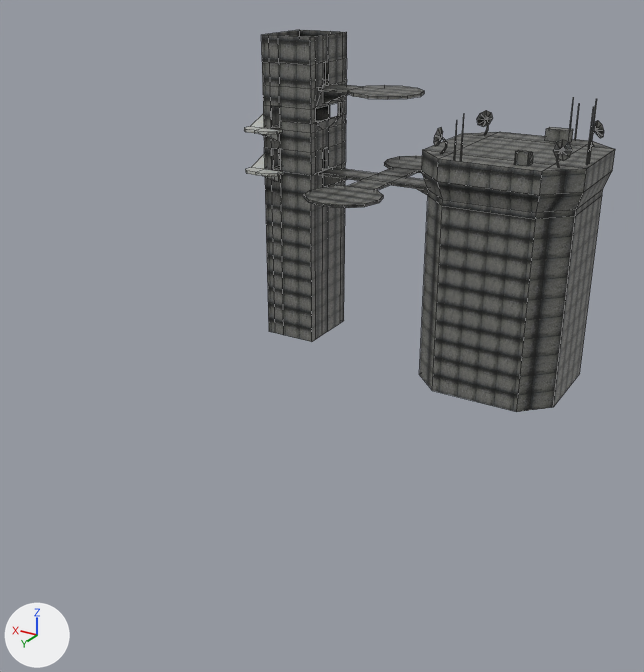
The Blender file Assets/Blends/level-1-sabotage.blend, before and after one commit.
Rendered twice from a camera (50 mm lens) standing at (-43.4, 85.2, 13.2) and looking at (-4.6, 20.6, -19.1). Every picture has the same lights, and +X, +Y and +Z are marked at lower left. Mesh edges are drawn as thin lines.

Objects in the first picture: 'level-1-control-tower', 'level-1-landing-pad', 'level-1-landing-pad-building', 'level-1-landing-pad-lower'.
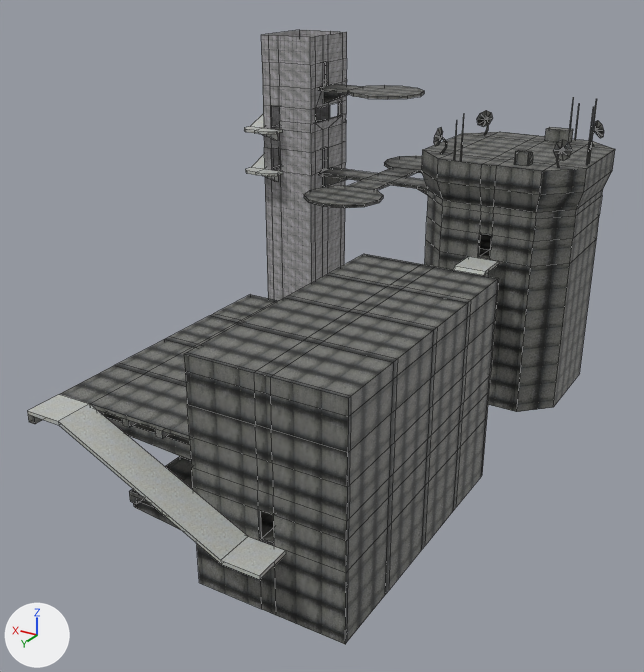
Edits to the bpy script that builds the scene:
```text
Change me_level_1_control_tower:
    used by ob_level_1_control_tower; location = (-14.7, 0.0, -9.1); rotation_euler = (1.571, 0.0, 0.0), in degrees (90, 0, 0)
    remove me_level_1_control_tower.from_pydata(...)  # 686 vertices, 523 faces; spans x -8.1..8.0, y -19.8..10.4, z -8.0..8.0
    add me_level_1_control_tower.from_pydata(...)  # 774 vertices, 605 faces; spans x -8.1..8.0, y -19.8..10.4, z -8.0..8.0
    me_level_1_control_tower part 1
    6 vertices are removed from x 7.1, y 0.0..2.4, z -0.6..0.6
    50 faces are deleted
    14 vertices are added at x -0.6..8.0, y -4.6..2.4, z -7.4..2.4
    10 new vertices lie (0.0, 15.2, 0.0) away from vertices in x -7.5..7.4, y -19.8, z -7.4..7.4
    18 new vertices lie (0.0, 2.5, 0.0) away from vertices in x -7.5..7.4, y -4.6, z -7.4..7.4
    10 new vertices lie (-3.8, 0.0, 0.0) away from vertices in x 4.4, y -4.6..-0.3, z -7.1..7.1
    10 new vertices lie (3.8, 0.0, 0.0) away from vertices in x -4.4, y -4.6..-0.3, z -7.1..7.1
    10 new vertices lie (-3.9, 0.0, 0.0) away from vertices in x 4.5, y -19.8..0.6, z -7.4..7.4
    10 new vertices lie (4.1, 0.0, 0.0) away from vertices in x -4.7, y -19.8..0.6, z -7.4..7.4
    6 new vertices lie (-4.3, 0.0, 0.0) away from vertices in x 4.9, y 2.4..4.6, z -8.0..8.0
    6 new vertices lie (4.3, 0.0, 0.0) away from vertices in x -5.1, y 2.4..4.6, z -8.0..8.0
    132 new faces join them
    me_level_1_control_tower part 2: 31 kept faces spanning x -8.1..8.0, y -4.6..4.6, z -8.0..8.0 get new texture (UV) coordinates
Change me_level_1_landing_pad_building:
    where me_level_1_landing_pad_building.from_pydata(...)  # 290 vertices, 258 faces; spans x -2.7..3.4, y -26.1..8.0, z -3.6..4.0
    remove me_level_1_landing_pad_building.materials.append(mat_tmp_door_png)  # picture img_tmp_door_png
    add me_level_1_landing_pad_building.materials.append(mat_tmp_wall_png)  # picture img_tmp_wall_png
Add ob_level_1_control_tower_ramp:
    ob_level_1_control_tower_ramp = bpy.data.objects.new('level-1-control-tower-ramp', me_level_1_control_tower_ramp)  # 32 vertices, 20 faces; spans x -1.52..1.52, y -2.9..1.98, z -6.4..6.4; in mat_tmp_concrete_png (picture img_tmp_concrete_png)
    ob_level_1_control_tower_ramp.location = (-14.7, 13.8, -15.7)
    ob_level_1_control_tower_ramp.rotation_euler = (1.571, 0.0, 0.0)  # degrees (90, 0, 0)
Add ob_level1_hanger_small:
    ob_level1_hanger_small = bpy.data.objects.new('level1-hanger-small', me_level1_hanger_small)  # 628 vertices, 517 faces; spans x -6.1..18.3, y -10.2..8.1, z -15.2..12.2; in mat_tmp_door_png (picture img_tmp_door_png)
    ob_level1_hanger_small.location = (-14.7, 32.4, -18.8)
    ob_level1_hanger_small.rotation_euler = (1.571, 0.0, 0.0)  # degrees (90, 0, 0)
Add ob_level1_hanger_small_ramp:
    ob_level1_hanger_small_ramp = bpy.data.objects.new('level1-hanger-small-ramp', me_level1_hanger_small_ramp)  # 16 vertices, 12 faces; spans x -9.9..9.9, y -3.4..3.4, z -1.5..1.5; in mat_tmp_concrete_png (picture img_tmp_concrete_png)
    ob_level1_hanger_small_ramp.location = (-6.3, 46.1, -20.1)
    ob_level1_hanger_small_ramp.rotation_euler = (1.571, 0.0, 0.0)  # degrees (90, 0, 0)
```

Changed parts and their boxes (x1, y1, x2, y2) in the pictures (644 x 672 px):
'level1-hanger-small', added: after (28, 254, 499, 644)
'level-1-control-tower', reshaped: before (419, 97, 615, 412); after (422, 97, 615, 412)
'level-1-landing-pad-building', recoloured: (261, 30, 347, 342) in both
'level1-hanger-small-ramp', added: after (27, 394, 286, 580)
'level-1-control-tower-ramp', added: after (453, 256, 499, 276)
part 1 of me_level_1_control_tower, built on: before (419, 133, 602, 412); after (425, 133, 602, 412)
part 2 of me_level_1_control_tower, surface changed: (422, 139, 614, 219) in both
